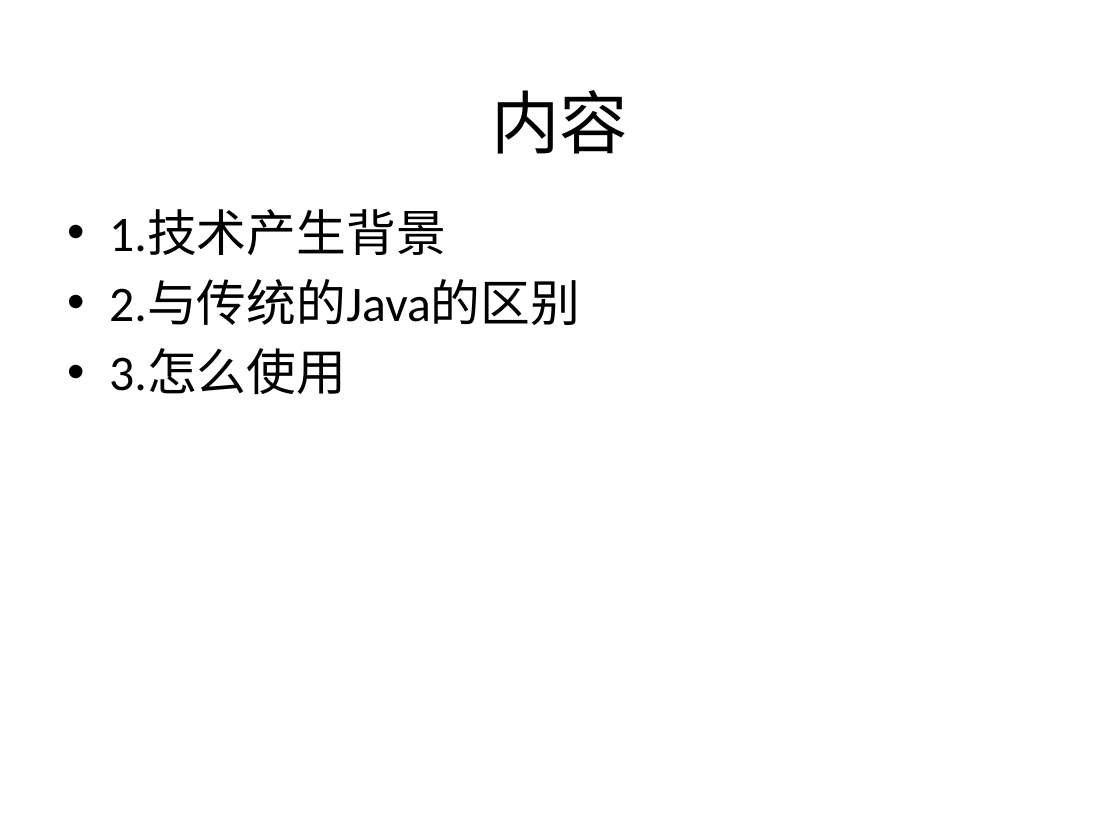
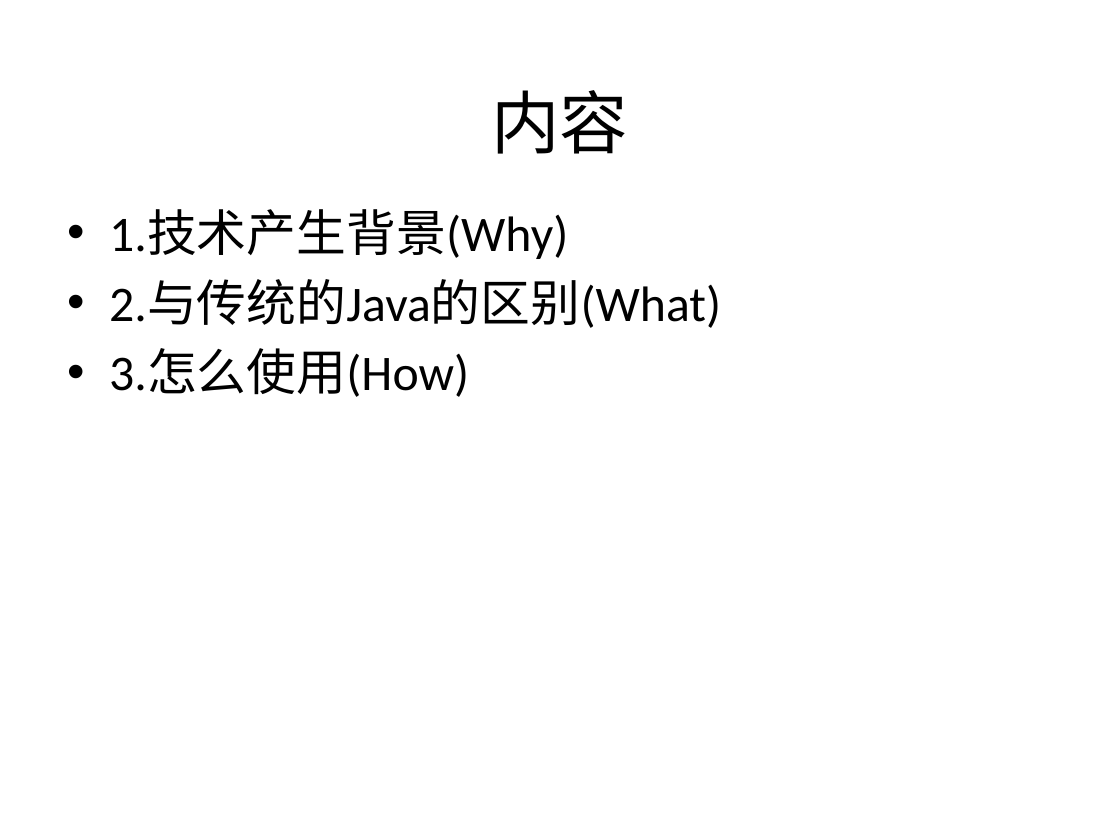
Before and after one commit to genglei-cuan/Study, a slide deck: slide 2 of notes/rxjava/RxJava简介.pptx. Drawn at 1120x840 pixels with LibreOffice and Linux fonts; fonts in the diff are those of the drawing; background and template pictures are left out. Boxes give left, top, right and bottom in pixels: in the first picture for what was removed or moved away, otherwise in the second. Text is boxed around its words. In the diff, an @@ line names an element or a change of style, - is before the commit and + after.

```diff
--- a/notes/rxjava/RxJava简介.pptx
+++ b/notes/rxjava/RxJava简介.pptx
@@ text at [109, 210, 721, 397]: text changed @@
-• 1.技术产生背景
-• 2.与传统的Java的区别
-• 3.怎么使用
+• 1.技术产生背景(Why)
+• 2.与传统的Java的区别(What)
+• 3.怎么使用(How)
```
Also in this commit, not shown: 2 other files.
